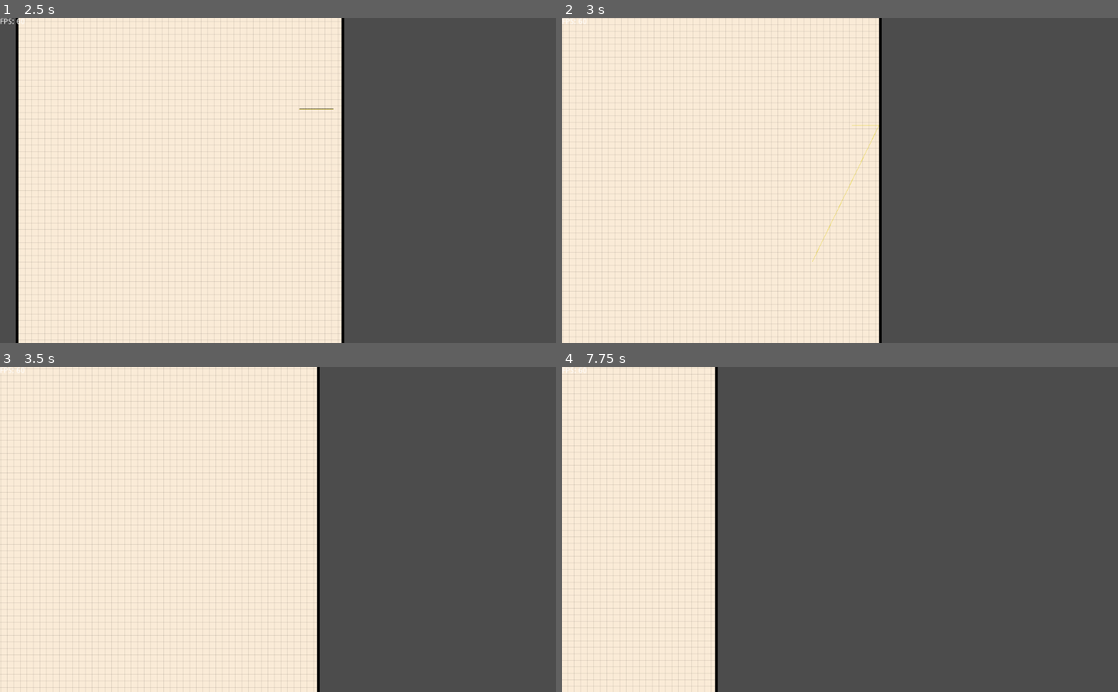
Above: before the commit, frames 1-4 (two rows, left to right).
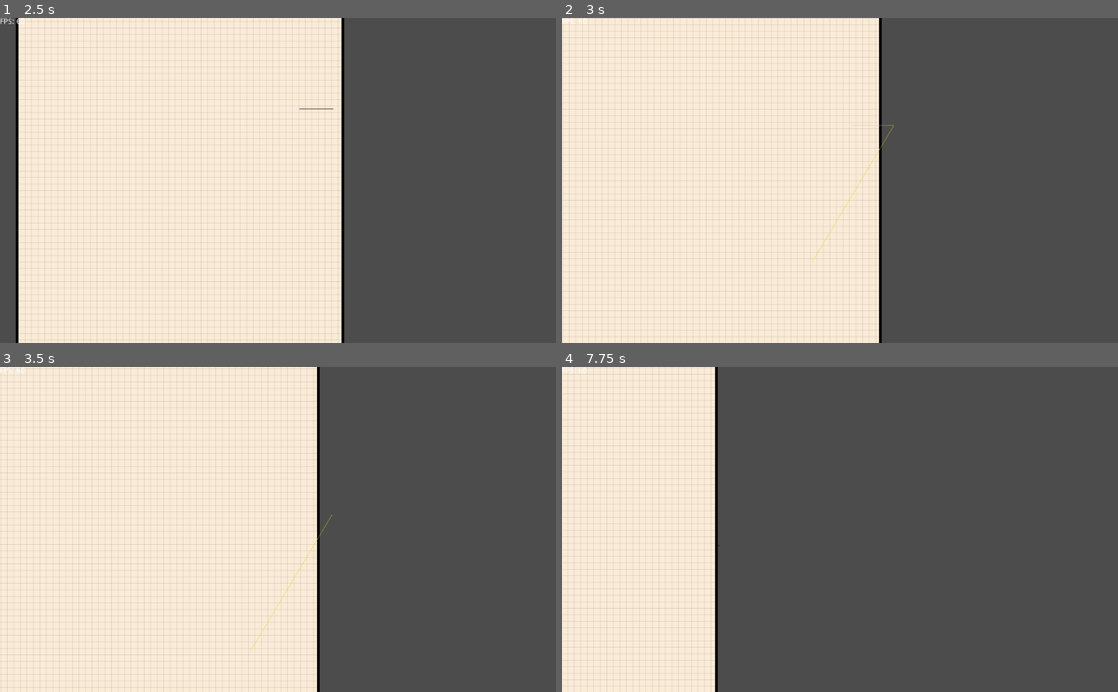
Above: after the commit, the same moments.

Repository: joey-public/gonote
Game: Godot game, scene res://src/Canvas/CanvasNode.tscn
Same seed, same stepped clock (60 frames per second), same inputs: the game is played once before the commit and once after it.
Inputs (mouse positions are in pixels of both pictures, inside the frame that each line leads up to):
- Up to frame 1 (2.5 s): move the mouse to (400, 164) at 0.52 s; hold D (pan_right) 0.53-1.28 s; hold Tab (Increase_pen_size) 0.53-1.28 s; tap Shift (decrease_pen_size) at 0.8, 1.35 s; move the mouse to (166, 196) at 1.27 s; hold S (pan_down) 1.28-2.03 s; click (166, 196) at 1.55 s; move the mouse to (333, 109) at 2.02 s; press the mouse at (333, 109) at 2.03 s; hold D (pan_right) from 2.03 s (still down); tap U (undo) at 2.3 s
- Up to frame 2 (3 s): move the mouse to (812, 245) at 2.77 s; release D (pan_right) at 2.78 s; release the mouse at (812, 245) at 2.78 s; hold W (pan_up) from 2.78 s (still down); tap U (undo) at 2.85 s
- Up to frame 3 (3.5 s): keep holding W (pan_up); tap Tab (Increase_pen_size) at 3.05 s
- Up to frame 4 (7.75 s): move the mouse to (1006, 578) at 3.52 s; release W (pan_up) at 3.53 s; hold Tab (Increase_pen_size) 3.53-4.28 s; hold H (pan_left) 3.53-5.03 s; tap Shift (decrease_pen_size) at 3.8, 4.35, 6.8 s; move the mouse to (673, 480) at 4.27 s; click (673, 480) at 4.55 s; move the mouse to (867, 529) at 5.02 s; press the mouse at (867, 529) at 5.03 s; hold S (pan_down) 5.03-5.78 s; tap U (undo) at 5.3, 7.35 s; move the mouse to (756, 448) at 5.77 s; release the mouse at (756, 448) at 5.78 s; hold D (pan_right) 5.78-6.53 s; tap F (fit) at 5.85 s; tap Tab (Increase_pen_size) at 6.05 s; move the mouse to (962, 513) at 6.52 s; hold W (pan_up) 6.53-7.28 s; hold Right mouse button (pan) 6.53-7.28 s; tap Enter at 7.25 s; move the mouse to (728, 545) at 7.27 s; hold D (pan_right) from 7.28 s (still down); click (728, 545) at 7.55 s

Frame 1 is identical in both runs. In frame 2, 0.1% of the frame differs, in the area x 45-60%, y 32-75%; in frame 3, less than 0.1%; in frame 4, less than 0.1%.

Commit message:
Refactored the Drawing System

Diff:
--- a/project.godot
+++ b/project.godot
@@ -13,9 +13,15 @@
 "class": "Canvas",
 "language": "GDScript",
 "path": "res://src/Canvas/CanvasNode.gd"
+}, {
+"base": "Node2D",
+"class": "Scribbles",
+"language": "GDScript",
+"path": "res://src/Drawing/Scribble/Scribbles.gd"
 } ]
 _global_script_class_icons={
-"Canvas": ""
+"Canvas": "",
+"Scribbles": ""
 }
 
 [application]
@@ -28,6 +34,7 @@
 
 Globals="*res://src/Singletons/globals.gd"
 SignalManager="*res://src/Singletons/SignalManager.tscn"
+Settings="*res://src/Singletons/Settings.gd"
 
 [display]
 
--- a/src/Canvas/Page/Page.gd
+++ b/src/Canvas/Page/Page.gd
@@ -1,7 +1,4 @@
 extends Control
-
-var Scribbles = preload("res://src/Canvas/Scribble/Scribbles.tscn")
-var Grid = preload("res://src/Canvas/Grid/Grid.tscn")
 
 export var size = "A4"
 export var page_color = Color.antiquewhite
--- a/src/Canvas/Page/Page.tscn
+++ b/src/Canvas/Page/Page.tscn
@@ -1,6 +1,6 @@
 [gd_scene load_steps=5 format=2]
 
-[ext_resource path="res://src/Canvas/Scribble/Scribbles.tscn" type="PackedScene" id=1]
+[ext_resource path="res://src/Drawing/Scribble/DrawScribble/DrawScribble.tscn" type="PackedScene" id=1]
 [ext_resource path="res://src/Canvas/Grid/Grid.tscn" type="PackedScene" id=2]
 [ext_resource path="res://src/Canvas/Page/Sprite2.gd" type="Script" id=3]
 [ext_resource path="res://src/Canvas/Page/Page.gd" type="Script" id=5]
@@ -46,4 +46,4 @@
 "outer_line_width": 2.0
 }
 
-[node name="Scribbles" parent="Sprite2" instance=ExtResource( 1 )]
+[node name="DrawScribble" parent="Sprite2" instance=ExtResource( 1 )]
--- a/src/Canvas/Scribble/Scribbles.gd
+++ /dev/null
@@ -1,132 +0,0 @@
-extends Node2D
-
-export var color:Color = Color.black
-export var width:float = 1
-export var anti_a:bool = true
-
-export var trail_off_speed:int = 50#ponts per sec
-export var note_dir:String = "Notes/"
-var scribble_points:Array = []
-var undo_stack:Array = []
-var draw_stack:Array = []
-var drawing_time:float=0
-var can_draw = true
-
-onready var pos = self.get_global_mouse_position()
-onready var trail = $Line2D
-onready var tween = $Tween
-var draw_tex:ImageTexture
-
-#func _ready():
-#	var img = Image.new()
-#	img.load("res://NoteTaking.png")
-#	self.draw_tex = ImageTexture.new()
-#	self.draw_tex = ImageTexture.new()
-#	self.draw_tex.create_from_image(img)
-
-func _input(event):
-	if event.is_action_pressed("undo"):
-		if self.draw_stack.size()>0:
-			self.undo_stack.push_back(self.draw_stack.pop_back())
-			self.update()
-	if event.is_action_pressed("redo"):
-		if self.undo_stack.size()>0:
-			self.draw_stack.push_back(self.undo_stack.pop_back())
-			self.update()
-	if event.is_action_pressed("Increase_pen_size"):
-		self._change_pen_size(0.1*self.width)
-	if event.is_action_pressed("decrease_pen_size"):
-		self._change_pen_size(-0.1*self.width)
-
-func _process(delta):
-	if self.visible:
-		if Input.is_action_just_pressed("draw"):
-			self._clear_trail_points()
-		elif Input.is_action_pressed("draw"):
-			if not(self._can_draw()): return
-			SignalManager.emit_signal("fps_changed",
-									   Globals.refresh_rates["draw_rate"])
-			self.scribble_points.append(get_global_mouse_position())
-			self.trail.add_point(get_global_mouse_position())
-			self.update()
-#			self.emit_signal("draw")
-			self.drawing_time += delta
-		elif Input.is_action_just_released("draw"):
-			print("draw done")
-			SignalManager.emit_signal("fps_changed",
-									   Globals.refresh_rates["slow_rate"])
-			self.draw_stack.push_back(PoolVector2Array(self.scribble_points))
-#			self._save_to_png(self.scribble_points)
-			self.scribble_points.clear()
-		else:
-			self._remove_trail_point(0)
-#			var time = self.trail.get_point_count() / self.trail_off_speed;
-#			self.tween.interpolate_method(self,"_remove_trail_point",0,0,
-#										time+1,Tween.TRANS_EXPO,Tween.EASE_IN)
-#			self.tween.start()
-
-#interpolate_method
-#func _draw():
-#	self.draw_circle(get_global_mouse_position(),5,Color.black)
-func _draw():
-	if self.scribble_points.size() > 2:
-		self.draw_polyline(self.scribble_points,self.color,self.width,self.anti_a)
-#		for pos in self.scribble_points:
-#			self.draw_texture(self.draw_tex,pos,Color.black)
-	for scribble in self.draw_stack:
-		if scribble.size() >2:
-			self.draw_polyline(scribble,self.color,self.width,self.anti_a)
-
-
-func _clear_trail_points()->void:
-	if self.trail.get_point_count() > 0:
-		self.trail.clear_points()
-
-func _remove_trail_point(mpos:int)->void:
-	if self.trail.get_point_count() >0:
-		self.trail.remove_point(mpos)
-##TODO
-#to reduce draw calls remove items from the draw stack and instead
-#add to a StreamTexture object
-func _batch_lines_to_texture():
-	pass
-
-
-func _save_to_png(scrib:PoolVector2Array):
-	var patch:Rect2 = self._get_scribble_rect(scrib)
-	print(patch.size)
-	var i:Image= Image.new()
-	i.create(patch.size.x,patch.size.y,false,Image.FORMAT_RGBA8)
-	i = self._fill_image(scrib,i)
-#	i.save_png("scribble.png")
-	print("saved!")
-
-
-func _fill_image(scrib:PoolVector2Array,image:Image)->Image:
-	image.lock()
-	image.decompress()
-	for x in image.get_width():
-		for y in image.get_height():
-			if Vector2(x,y) in scrib:
-				image.set_pixel(x,y,Color.black)
-			else:
-				image.set_pixel(x,y,Color.white)
-	return image
-
-func _get_scribble_rect(scrib)->Rect2:
-	var upper_right = Vector2.ZERO
-	var lower_left = Vector2.ZERO
-	for point in scrib:
-		upper_right.x = min(point.x, upper_right.x)
-		upper_right.y = min(point.y, upper_right.y)
-		lower_left.x = max(point.x, lower_left.x)
-		lower_left.y = max(point.y, lower_left.y)
-	return Rect2(upper_right,lower_left-upper_right)
-
-func _can_draw():
-	var pos:Vector2 = get_global_mouse_position()
-	var rec:Rect2 = get_parent().get_global_rect()
-	return rec.has_point(pos)
-
-func _change_pen_size(amount:float):
-	self.width += amount
--- /dev/null
+++ b/src/Drawing/Scribble/DrawScribble/DrawScribble.gd
@@ -0,0 +1,49 @@
+extends Scribbles
+
+enum DRAW_MODES {POLYLINE,TEXTURE}
+var drawfuncs:Dictionary = {
+	DRAW_MODES.POLYLINE: funcref(self,"_polyline_draw"),
+	DRAW_MODES.TEXTURE: funcref(self,"_texture_draw"),
+}
+var draw_mode = DRAW_MODES.POLYLINE
+
+
+func _draw():
+	self.drawfuncs[self.draw_mode].call_func()
+
+func _input(event):
+	if event.is_action_pressed("Increase_pen_size"):
+		self.width += 1
+		print(self.width)
+	if event.is_action_pressed("decrease_pen_size"):
+		self.width -= 1
+		print(self.width)
+
+
+func scribble(_delta):
+	if Input.is_action_just_pressed("draw"):
+		self._clear_trail_points()
+	elif Input.is_action_pressed("draw"):
+		self.scribble_points.append(get_global_mouse_position())
+		self.trail.add_point(get_global_mouse_position())
+		self.update()
+	elif Input.is_action_just_released("draw"):
+		self.draw_stack.push_back(Scribbles.Stroke.new(self))
+		self.scribble_points.clear()
+	else:
+		self._remove_trail_point(0)
+
+
+func _polyline_draw():
+	if self.scribble_points.size() > 2:
+		self.draw_polyline(self.scribble_points,self.color,self.width,self.anti_a)
+	for stroke in self.draw_stack:
+		if stroke.mouse_points.size() >2:
+			self.draw_polyline(stroke.mouse_points,stroke.color,stroke.width,stroke.anti_a)
+
+
+func _texture_draw():
+	pass
+
+func _circle_draw():
+	pass
--- /dev/null
+++ b/src/Drawing/Scribble/DrawScribble/DrawScribble.tscn
@@ -0,0 +1,7 @@
+[gd_scene load_steps=3 format=2]
+
+[ext_resource path="res://src/Drawing/Scribble/Scribbles.tscn" type="PackedScene" id=1]
+[ext_resource path="res://src/Drawing/Scribble/DrawScribble/DrawScribble.gd" type="Script" id=2]
+
+[node name="DrawScribble" instance=ExtResource( 1 )]
+script = ExtResource( 2 )
--- /dev/null
+++ b/src/Drawing/Scribble/Line2DScribble/Line2DScribble.gd
@@ -0,0 +1,40 @@
+extends Scribbles
+
+var StrokeLine:PackedScene = preload("res://src/Drawing/Scribble/Line2DScribble/StokeLine.tscn")
+var stroke
+
+#func _ready():
+#	self.stroke = StrokeLine.instance()
+#	self.add_child(self.stroke)
+
+func _input(event):
+	if event.is_action_pressed("Increase_pen_size"):
+		self.width += 1
+		print(self.width)
+	if event.is_action_pressed("decrease_pen_size"):
+		self.width -= 1
+		print(self.width)
+
+
+func scribble(_delta):
+	if Input.is_action_just_pressed("draw"):
+		self._clear_trail_points()
+		self.stroke = _create_stoke_line()
+		self.add_child(self.stroke)
+	elif Input.is_action_pressed("draw"):
+#		self.scribble_points.append(get_global_mouse_position())
+		self.stroke.add_point(get_global_mouse_position())
+		self.trail.add_point(get_global_mouse_position())
+	elif Input.is_action_just_released("draw"):
+		self.draw_stack.push_back(self.stroke)
+#		self.scribble_points.clear()
+	else:
+		self._remove_trail_point(0)
+
+func _create_stoke_line()->Line2D:
+	var s:Line2D = StrokeLine.instance()
+	s.width = self.width
+	s.default_color = self.color
+	s.antialiased = self.anti_a
+#	s.texture = self.texture
+	return s
--- /dev/null
+++ b/src/Drawing/Scribble/Line2DScribble/Line2DScribble.tscn
@@ -0,0 +1,7 @@
+[gd_scene load_steps=3 format=2]
+
+[ext_resource path="res://src/Drawing/Scribble/Scribbles.tscn" type="PackedScene" id=1]
+[ext_resource path="res://src/Drawing/Scribble/Line2DScribble/Line2DScribble.gd" type="Script" id=2]
+
+[node name="Line2DScribble" instance=ExtResource( 1 )]
+script = ExtResource( 2 )
--- /dev/null
+++ b/src/Drawing/Scribble/Line2DScribble/StokeLine.tscn
@@ -0,0 +1,9 @@
+[gd_scene format=2]
+
+[node name="StokeLine" type="Line2D"]
+begin_cap_mode = 2
+end_cap_mode = 2
+round_precision = 12
+antialiased = true
+
+[node name="VisibilityNotifier2D" type="VisibilityNotifier2D" parent="."]
--- /dev/null
+++ b/src/Drawing/Scribble/Scribbles.gd
@@ -0,0 +1,95 @@
+class_name Scribbles
+extends Node2D
+
+const DEFAULT_WIDTH:float = 1.0
+const DEFAULT_COLOR:Color = Color.black
+const DEFAULT_ANTI_A:bool = true
+const DEFAULT_TEXTURE:Texture = null
+
+const DEFAULT_SHOW_TRAIL:bool = true
+const DEFAULT_TRAIL_WIDTH:float = 3.0
+const DEFAULT_TRAIL_COLOR:Color = Color.black
+const DEFAULT_TRAIL_ANTI_A:bool = true
+const DEFAULT_TRAIL_TEXTURE:Texture = null
+
+#declare instance variables
+var width:float
+var color:Color
+var anti_a:bool
+var texture:Texture
+
+var show_trail:bool
+var trail_width:float
+var trail_color:Color
+var trail_anit_a:bool
+var trail_texture:Texture
+
+var current_scribble = true
+var scribble_points:Array = []
+var undo_stack:Array = []
+var draw_stack:Array = []
+
+
+onready var trail = $Trail
+onready var tween = $Tween
+
+func _ready():
+	self._on_settings_updated()
+
+func _input(event):
+	if not self.current_scribble: return
+	if event.is_action_pressed("undo"):
+		if self.draw_stack.size()>0:
+			self.undo_stack.push_back(self.draw_stack.pop_back())
+			self.update()
+	if event.is_action_pressed("redo"):
+		if self.undo_stack.size()>0:
+			self.draw_stack.push_back(self.undo_stack.pop_back())
+			self.update()
+
+
+func _process(delta):
+	if not(self.current_scribble):return
+	self.scribble(delta)
+
+
+func scribble(delta):
+	pass
+
+
+func _clear_trail_points()->void:
+	if self.trail.get_point_count() > 0:
+		self.trail.clear_points()
+
+func _remove_trail_point(mpos:int)->void:
+	if self.trail.get_point_count() >0:
+		self.trail.remove_point(mpos)
+
+func _on_settings_updated()->void:
+	self.width = Settings.scribble_settings[Settings.SCRIBBLE_SETTINGS.WIDTH]
+	self.color = Settings.scribble_settings[Settings.SCRIBBLE_SETTINGS.COLOR]
+	self.anti_a = Settings.scribble_settings[Settings.SCRIBBLE_SETTINGS.ANITIALIASING]
+	self.texture = Settings.scribble_settings[Settings.SCRIBBLE_SETTINGS.TEXTURE]
+
+	self.show_trail = Settings.scribble_settings[Settings.SCRIBBLE_SETTINGS.SHOW_TRAIL]
+	self.trail_width = Settings.scribble_settings[Settings.SCRIBBLE_SETTINGS.TRAIL_WIDTH]
+	self.trail_color = Settings.scribble_settings[Settings.SCRIBBLE_SETTINGS.TRAIL_COLOR]
+	self.trail_anit_a = Settings.scribble_settings[Settings.SCRIBBLE_SETTINGS.TRAIL_ANTIALIASING]
+	self.trail_texture = Settings.scribble_settings[Settings.SCRIBBLE_SETTINGS.TRAIL_TEXTURE]
+
+
+class Stroke:
+	extends Resource
+	var width:float
+	var color:Color
+	var texture:Texture
+	var anti_a:bool
+	var mouse_points:PoolVector2Array
+	func _init(scrib:Scribbles):
+		self.width = scrib.width
+		self.color = scrib.color
+		self.texture = scrib.texture
+		self.anti_a = scrib.anti_a
+		self.mouse_points = scrib.scribble_points
+	func map_mouse_pos_to_px():
+		pass
--- a/src/Canvas/Scribble/Scribbles.tscn
+++ b/src/Drawing/Scribble/Scribbles.tscn
@@ -1,11 +1,11 @@
 [gd_scene load_steps=2 format=2]
 
-[ext_resource path="res://src/Canvas/Scribble/Scribbles.gd" type="Script" id=1]
+[ext_resource path="res://src/Drawing/Scribble/Scribbles.gd" type="Script" id=1]
 
 [node name="Scribbles" type="Node2D"]
 script = ExtResource( 1 )
 
-[node name="Line2D" type="Line2D" parent="."]
+[node name="Trail" type="Line2D" parent="."]
 width = 1.0
 default_color = Color( 0.882353, 0.815686, 0.0901961, 0.537255 )
 
--- /dev/null
+++ b/src/Singletons/Settings.gd
@@ -0,0 +1,16 @@
+extends Node
+
+enum SCRIBBLE_SETTINGS {WIDTH,COLOR,ANITIALIASING,TEXTURE,
+			SHOW_TRAIL,TRAIL_WIDTH,TRAIL_COLOR,TRAIL_ANTIALIASING,TRAIL_TEXTURE}
+
+var scribble_settings:Dictionary = {
+	SCRIBBLE_SETTINGS.WIDTH:1.0,
+	SCRIBBLE_SETTINGS.COLOR:Color.black,
+	SCRIBBLE_SETTINGS.ANITIALIASING:true,
+	SCRIBBLE_SETTINGS.TEXTURE:null,
+	SCRIBBLE_SETTINGS.SHOW_TRAIL:true,
+	SCRIBBLE_SETTINGS.TRAIL_WIDTH:3.0,
+	SCRIBBLE_SETTINGS.TRAIL_COLOR:Color.yellow,
+	SCRIBBLE_SETTINGS.TRAIL_ANTIALIASING:true,
+	SCRIBBLE_SETTINGS.TRAIL_TEXTURE:null,
+}
